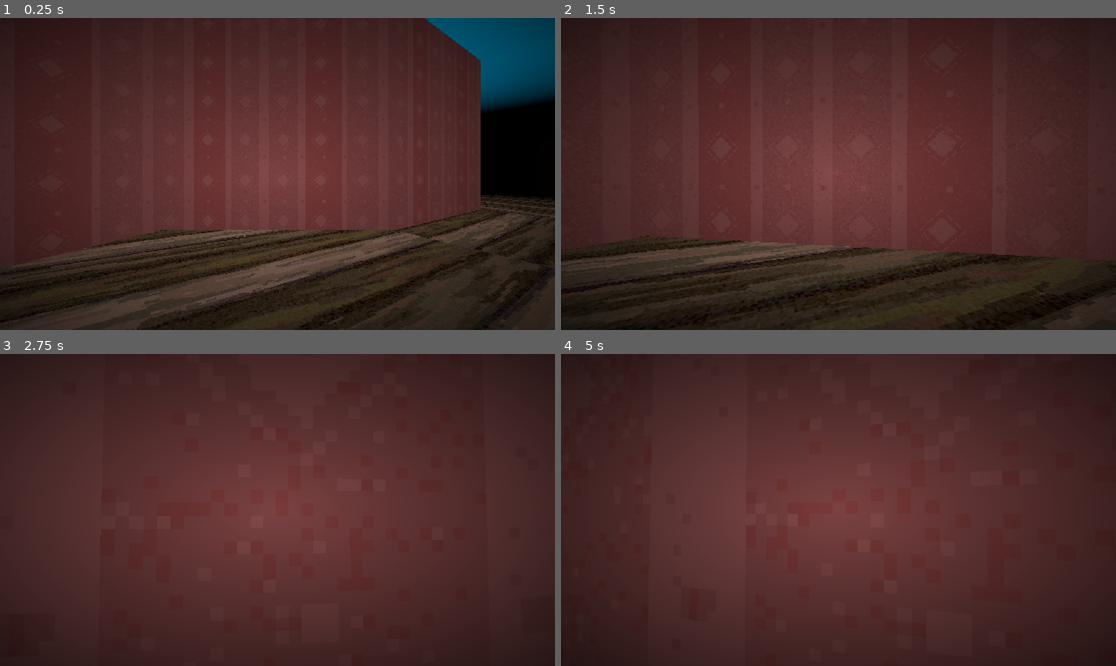
Above: before the commit, frames 1-4 (two rows, left to right).
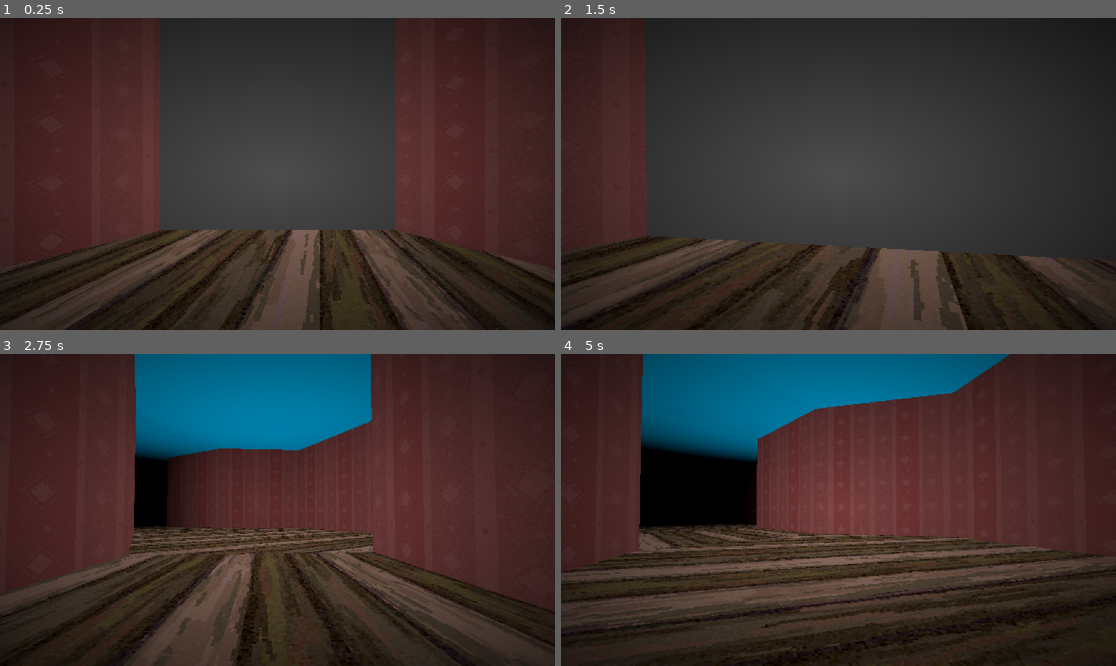
Above: after the commit, the same moments.

Repository: anomalou/eternal-library
Game: Godot game, scene res://Scenes/Root.tscn
Same seed, same stepped clock (60 frames per second), same inputs: the game is played once before the commit and once after it.
Inputs (mouse positions are in pixels of both pictures, inside the frame that each line leads up to):
- Up to frame 1 (0.25 s): no input
- Up to frame 2 (1.5 s): tap Enter at 0.5 s; move the mouse to (866, 174) at 0.52 s; hold W (up) from 0.53 s (still down); move the mouse to (810, 174) at 1.27 s
- Up to frame 3 (2.75 s): keep holding W (up); move the mouse to (288, 503) at 2.02 s
- Up to frame 4 (5 s): keep holding W (up); move the mouse to (832, 516) at 2.77 s; move the mouse to (877, 513) at 3.52 s; move the mouse to (794, 506) at 4.27 s

The runs differ from the first frame. In frame 1, 48% of the frame differs, in the area x 0-100%, y 0-100%; in frame 2, 63%; in frame 3, 36%; in frame 4, 39%.

Commit message:
portal anomaly testing

Diff:
--- /dev/null
+++ b/Prefabs/portal.tscn
@@ -0,0 +1,17 @@
+[gd_scene load_steps=2 format=3 uid="uid://c0ea7goyo5isv"]
+
+[ext_resource type="Script" uid="uid://do4jmmcgopx5j" path="res://Scripts/Entities/portal.gd" id="1_166xh"]
+
+[node name="Portal" type="Node3D"]
+script = ExtResource("1_166xh")
+
+[node name="SubViewport" type="SubViewport" parent="."]
+anisotropic_filtering_level = 0
+canvas_item_default_texture_filter = 0
+size = Vector2i(1024, 1024)
+render_target_update_mode = 3
+
+[node name="Head" type="Node3D" parent="SubViewport"]
+transform = Transform3D(1, 0, 0, 0, 1, 0, 0, 0, 1, 0, 2, -25)
+
+[node name="Camera3D" type="Camera3D" parent="SubViewport/Head"]
--- a/Scenes/Root.tscn
+++ b/Scenes/Root.tscn
@@ -1,8 +1,10 @@
-[gd_scene load_steps=5 format=3 uid="uid://busuj7ik35y8"]
+[gd_scene load_steps=8 format=3 uid="uid://busuj7ik35y8"]
 
 [ext_resource type="Script" uid="uid://c6k4ay6r0w556" path="res://Scripts/game_master.gd" id="1_a5hps"]
 [ext_resource type="Script" uid="uid://dk1u4q6a7iphx" path="res://Shaders/vignette_shader.gd" id="3_sxhdm"]
 [ext_resource type="Shader" uid="uid://cidfo8ltamdor" path="res://Shaders/vignette_posteffect.gdshader" id="4_oss8w"]
+[ext_resource type="PackedScene" uid="uid://c0ea7goyo5isv" path="res://Prefabs/portal.tscn" id="4_sxhdm"]
+[ext_resource type="Script" uid="uid://d0f0rdolbfsro" path="res://Shaders/texture_shader.gd" id="5_oss8w"]
 
 [sub_resource type="ShaderMaterial" id="ShaderMaterial_sxhdm"]
 shader = ExtResource("4_oss8w")
@@ -10,6 +12,10 @@
 shader_parameter/vignette_color = Vector4(0, 0, 0, 1)
 script = ExtResource("3_sxhdm")
 metadata/_custom_type_script = "uid://dk1u4q6a7iphx"
+
+[sub_resource type="ShaderMaterial" id="ShaderMaterial_pl8e4"]
+script = ExtResource("5_oss8w")
+metadata/_custom_type_script = "uid://d0f0rdolbfsro"
 
 [node name="Root" type="Node"]
 
@@ -45,3 +51,6 @@
 metadata/_custom_type_script = "uid://c6k4ay6r0w556"
 
 [node name="Debugger" type="Node" parent="Control/ControlContainer/WorldRenderer"]
+
+[node name="Portal" parent="." instance=ExtResource("4_sxhdm")]
+shader = SubResource("ShaderMaterial_pl8e4")
--- a/Scripts/Debug/test_control.gd
+++ b/Scripts/Debug/test_control.gd
@@ -1,9 +1,11 @@
 extends CharacterBody3D
+class_name PlayerTest
 
 @export var speed : float = 5.0
 @export var mouse_sens : float = 0.003
 
-var _look_x : float = 0.0
+var look_x : float = 0.0
+var look_y : float = 0.0
 
 @onready var _camera : Camera3D = $FPV
 
@@ -13,9 +15,10 @@
 func _input(event: InputEvent) -> void:
 	if event is InputEventMouseMotion and Input.mouse_mode == Input.MOUSE_MODE_CAPTURED:
 		rotate_y(-event.relative.x * mouse_sens)
-		_look_x -= event.relative.y * mouse_sens
-		_look_x = clamp(_look_x, -1.5, 1.5)
-		_camera.rotation.x = _look_x
+		look_y = rotation.y
+		look_x -= event.relative.y * mouse_sens
+		look_x = clamp(look_x, -1.5, 1.5)
+		_camera.rotation.x = look_x
 
 	if event is InputEventKey:
 		if event.keycode == KEY_ESCAPE and event.pressed:
--- /dev/null
+++ b/Scripts/Entities/portal.gd
@@ -0,0 +1,98 @@
+extends Node3D
+class_name Portal
+
+@onready var head : Node3D = $SubViewport/Head
+@onready var camera : Camera3D = $SubViewport/Head/Camera3D
+@onready var viewport : SubViewport = $SubViewport
+
+@export var shader : ShaderMaterial
+var texture : Texture
+
+var hex : HexCoord = HexCoord.new()
+var height : float = 32
+
+func _ready() -> void:
+	Signals.player_move.connect(_move_camera)
+
+	texture = viewport.get_texture()
+
+	var wall = _create_wall(EnumTypes.Direction.NW)
+	add_child(wall)
+	wall.set_deferred("owner", self)
+
+func _move_camera(_position : Vector3, view : Vector2):
+	head.position = _position + Vector3(0, 0, -25)
+	camera.rotation = Vector3(view.x, 0, 0)
+	head.rotation = Vector3(0, view.y, 0)
+
+func _create_wall(direction : EnumTypes.Direction, color : Color = Color.WHITE) -> MeshInstance3D:
+	var wall : MeshInstance3D = MeshInstance3D.new()
+
+	var mesh = ArrayMesh.new()
+	var vertices = PackedVector3Array()
+	var indices = PackedInt32Array()
+	var uv = PackedVector2Array()
+
+	var angle1 = deg_to_rad(60 * direction)
+	var angle2 = deg_to_rad(60 * (direction + 1))
+
+	vertices.append(Vector3(hex.size * cos(angle1), 0.0, hex.size * sin(angle1)))
+	vertices.append(Vector3(hex.size * cos(angle1), height, hex.size * sin(angle1)))
+	vertices.append(Vector3(hex.size * cos(angle2), 0.0, hex.size * sin(angle2)))
+	vertices.append(Vector3(hex.size * cos(angle2), height, hex.size * sin(angle2)))
+
+	indices.append_array([0, 1, 2])
+	indices.append_array([2, 1, 3])
+
+	uv.append(Vector2(0, 1))
+	uv.append(Vector2(0, 0))
+	uv.append(Vector2(1, 1))
+	uv.append(Vector2(1, 0))
+
+	var material = shader.duplicate(true)
+	if material is ColorShader:
+		material.set_color(color)
+	elif material is TextureShader:
+		material.set_texture(texture)
+
+	var array = []
+	array.resize(Mesh.ARRAY_MAX)
+	array.set(Mesh.ARRAY_VERTEX, vertices)
+	array.set(Mesh.ARRAY_INDEX, indices)
+	array.set(Mesh.ARRAY_TEX_UV, uv)
+	mesh.add_surface_from_arrays(Mesh.PRIMITIVE_TRIANGLES, array)
+	mesh.surface_set_material(0, material)
+
+	wall.mesh = mesh
+
+	return wall
+
+func update_portal_camera():
+	# Данные
+	var player_camera = get_viewport().get_camera_3d()
+	var portal_plane = $PortalPlane
+	var target_room = $TargetRoom
+	var portal_camera = $PortalCamera
+
+	# 1. Позиция в локальных координатах портала
+	var to_player = player_camera.global_position - portal_plane.global_position
+	var local_pos = portal_plane.global_transform.basis.inverse() * to_player
+
+	# 2. Отражаем позицию
+	var reflected_pos = Vector3(-local_pos.x, local_pos.y, -local_pos.z)
+
+	# 3. Находим точку назначения (центр портала в целевой комнате)
+	var target_portal = target_room.get_node("PortalExit")
+	var target_transform = target_portal.global_transform
+
+	# 4. Позиция камеры портала
+	portal_camera.global_position = target_transform.origin + target_transform.basis * reflected_pos
+
+	# 5. Направление взгляда
+	var player_view = player_camera.global_transform.basis.z
+	var local_view = portal_plane.global_transform.basis.inverse() * player_view
+	var reflected_view = Vector3(-local_view.x, local_view.y, -local_view.z)
+	var global_view = target_transform.basis * reflected_view
+
+	# 6. Поворот камеры
+	portal_camera.global_transform.basis = Basis.looking_at(global_view, Vector3.UP)
--- a/Scripts/Managers/player_manager.gd
+++ b/Scripts/Managers/player_manager.gd
@@ -2,7 +2,7 @@
 class_name PlayerManager
 
 var player_id : String
-var player : CharacterBody3D
+var player : PlayerTest
 var player_galley : HexCoord # current gallery player visiting
 
 var _randomizer : RandomNumberGenerator
@@ -14,6 +14,10 @@
 
 func _process(_delta):
 	_calculate_player_transition()
+
+func _physics_process(_delta: float) -> void:
+	if player:
+		Signals.player_move.emit(player.position, Vector2(player.look_x, player.look_y))
 
 func debug_player_room(from : HexCoord, to : HexCoord):
 	var distance_from = player.global_position.distance_to(from.global_coord)
--- a/Scripts/Utils/signals.gd
+++ b/Scripts/Utils/signals.gd
@@ -2,3 +2,5 @@
 
 @warning_ignore("unused_signal")
 signal player_enter_gallery(from : HexCoord, to : HexCoord)
+@warning_ignore("unused_signal")
+signal player_move(position : Vector3, view : Vector2)
--- a/Scripts/game_master.gd
+++ b/Scripts/game_master.gd
@@ -12,6 +12,6 @@
 	add_child(game_session)
 	game_session.set_deferred("owner", self)
 
-	game_session.init_subsystems(1)
+	game_session.init_subsystems(124)
 	game_session.generate_world()
 	game_session.create_player()
Not shown, added: Scripts/Entities/portal.gd.uid
